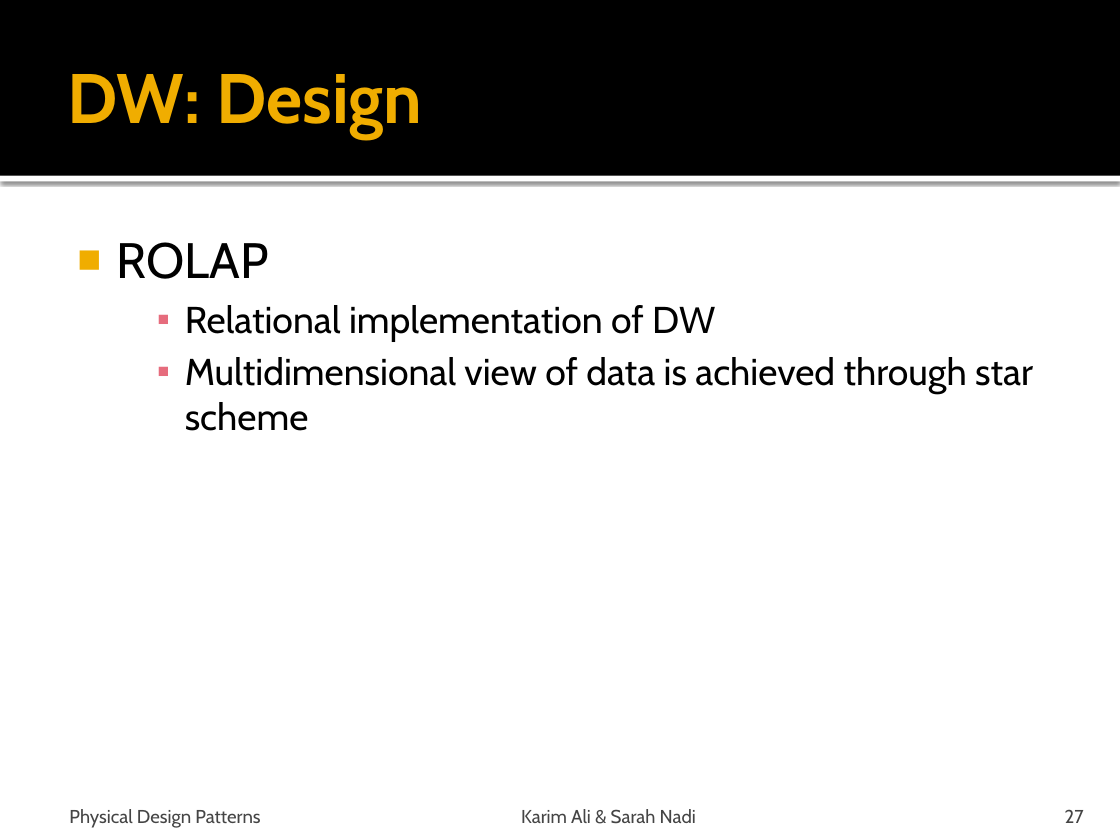
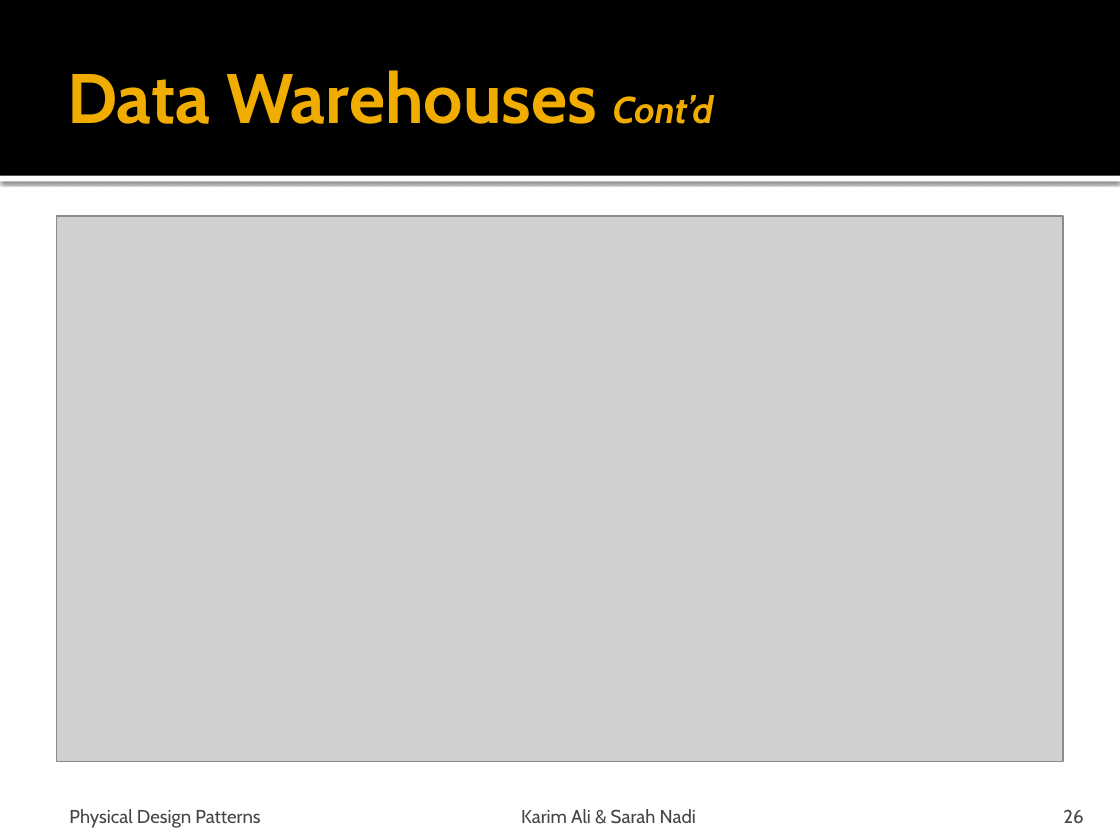
Before and after one commit to snadi/cs848-db, a slide deck: slide 26 of cs848-db/PhysDesignPres.pptx (slide 27 before the commit). Drawn at 1120x840 pixels with LibreOffice and Linux fonts; fonts in the diff are those of the drawing; grey boxes stand for pictures. Boxes give left, top, right and bottom in pixels: in the first picture for what was removed or moved away, otherwise in the second. Text is boxed around its words. In the diff, an @@ line names an element or a change of style, - is before the commit and + after.

```diff
--- a/cs848-db/PhysDesignPres.pptx
+++ b/cs848-db/PhysDesignPres.pptx
@@ title at (67, 70, 714, 124): text changed @@
-DW: Design
+Data Warehouses Cont’d
@@ picture added at (57, 216, 1063, 762) @@
@@ text removed at (116, 242, 1033, 431) @@
-■ ROLAP
-    ▪ Relational implementation of DW
-    ▪ Multidimensional view of data is achieved through star scheme
@@ page number at (1063, 809, 1083, 823): text changed @@
-27
+26
```
Also in this commit, not shown: 3 other slides changed, 7 slides added.
